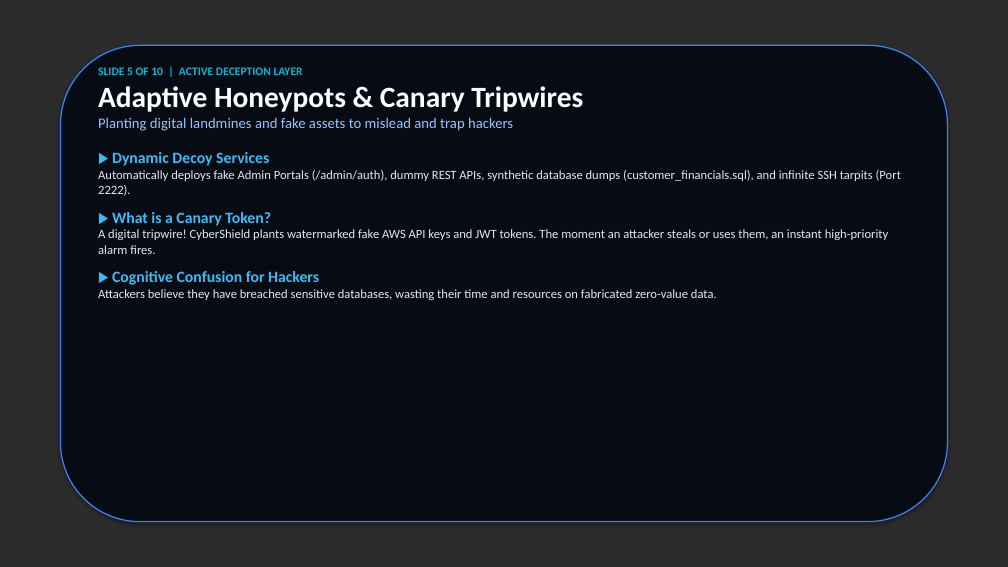
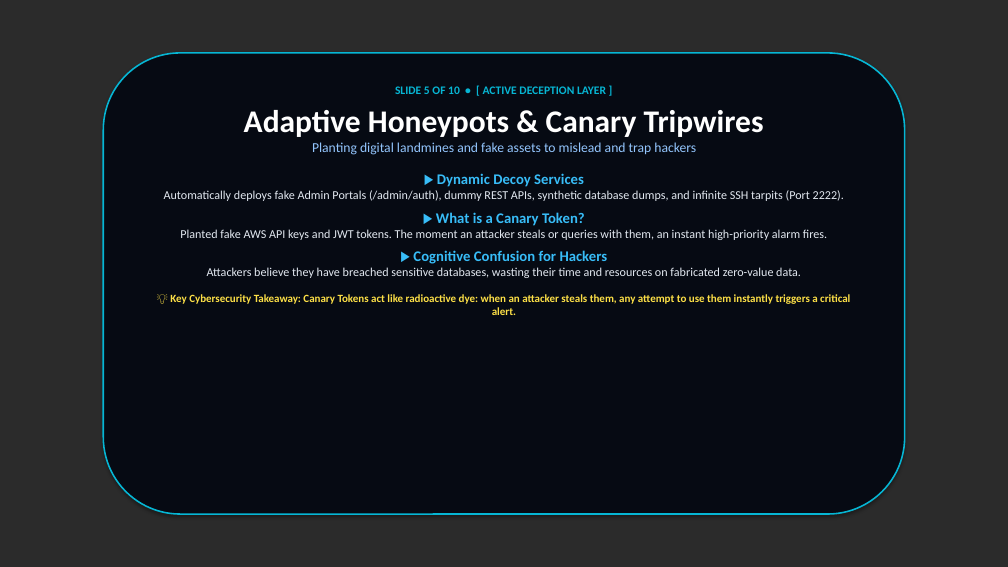
Before and after one commit to kushal-naga-sai-balaji/CyberShield, a slide deck: slide 5 of frontend/public/CyberShield_Presentation.pptx. Drawn at 1008x567 pixels with LibreOffice and Linux fonts; fonts in the diff are those of the drawing; background and template pictures are left out; a plain dark background stands for a picture behind light text. Boxes give left, top, right and bottom in pixels: in the first picture for what was removed or moved away, otherwise in the second. Text is boxed around its words. In the diff, an @@ line names an element or a change of style, - is before the commit and + after.

Commit message:
Update PowerPoint and Slide Viewer with centered symmetrical card layout over background images

```diff
--- a/frontend/public/CyberShield_Presentation.pptx
+++ b/frontend/public/CyberShield_Presentation.pptx
@@ rounded rectangle: place and size @@
-rounded rectangle at (60, 45, 948, 522)
+rounded rectangle at (104, 53, 905, 514)
@@ rounded rectangle at (104, 53, 905, 514): fill #070B14 to #060A13; outline #3B82F6 1.2 pt to #06B6D4 1.5 pt @@
@@ text "SLIDE 5 OF 10 • ...": place and size @@
-text "SLIDE 5 OF 10 • ..." at (98, 67, 901, 300)
+text "SLIDE 5 OF 10 • ..." at (164, 86, 850, 315)
@@ text at (395, 86, 606, 94): text changed @@
-SLIDE 5 OF 10 | ACTIVE DECEPTION LAYER
+SLIDE 5 OF 10 • [ ACTIVE DECEPTION LAYER ]
@@ text at (207, 110, 801, 278): size 28 to 30 pt in "Adaptive Honeypots & Canary Tripwires"; size 14 to 13 pt in "Planting digital landmines and fake assets to ..."; size 15 to 14 pt in "▶ Dynamic Decoy Services", "▶ What is a Canary Token?", "▶ Cognitive Confusion for Hackers"; size 12 to 11.5 pt in "Attackers believe they have breached sensitive databases, ..."; alignment left to centre; more space between paragraphs; less space between paragraphs @@
@@ text at (164, 190, 844, 201): text changed; size 12 to 11.5 pt @@
-Automatically deploys fake Admin Portals (/admin/auth), dummy REST APIs, synthetic database dumps (customer_financials.sql), and infinite SSH tarpits (Port 2222).
+Automatically deploys fake Admin Portals (/admin/auth), dummy REST APIs, synthetic database dumps, and infinite SSH tarpits (Port 2222).
@@ text at (180, 229, 827, 240): text changed; size 12 to 11.5 pt @@
-A digital tripwire! CyberShield plants watermarked fake AWS API keys and JWT tokens. The moment an attacker steals or uses them, an instant high-priority alarm fires.
+Planted fake AWS API keys and JWT tokens. The moment an attacker steals or queries with them, an instant high-priority alarm fires.
@@ text at (170, 294, 850, 315): paragraph added @@
+💡 Key Cybersecurity Takeaway: Canary Tokens act like radioactive dye: when an attacker steals them, any attempt to use them instantly triggers a critical alert.
```
Also in this commit, not shown: 8 other slides changed, 1 slide added, 1 slide removed, 3 other files.
